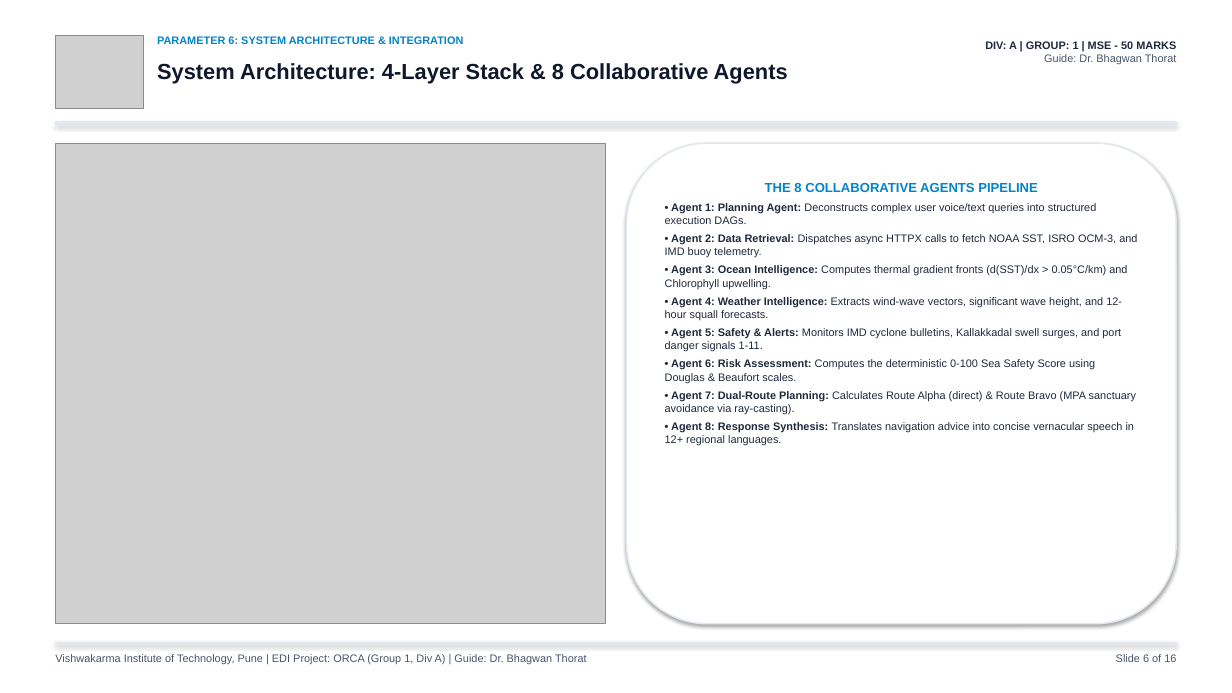
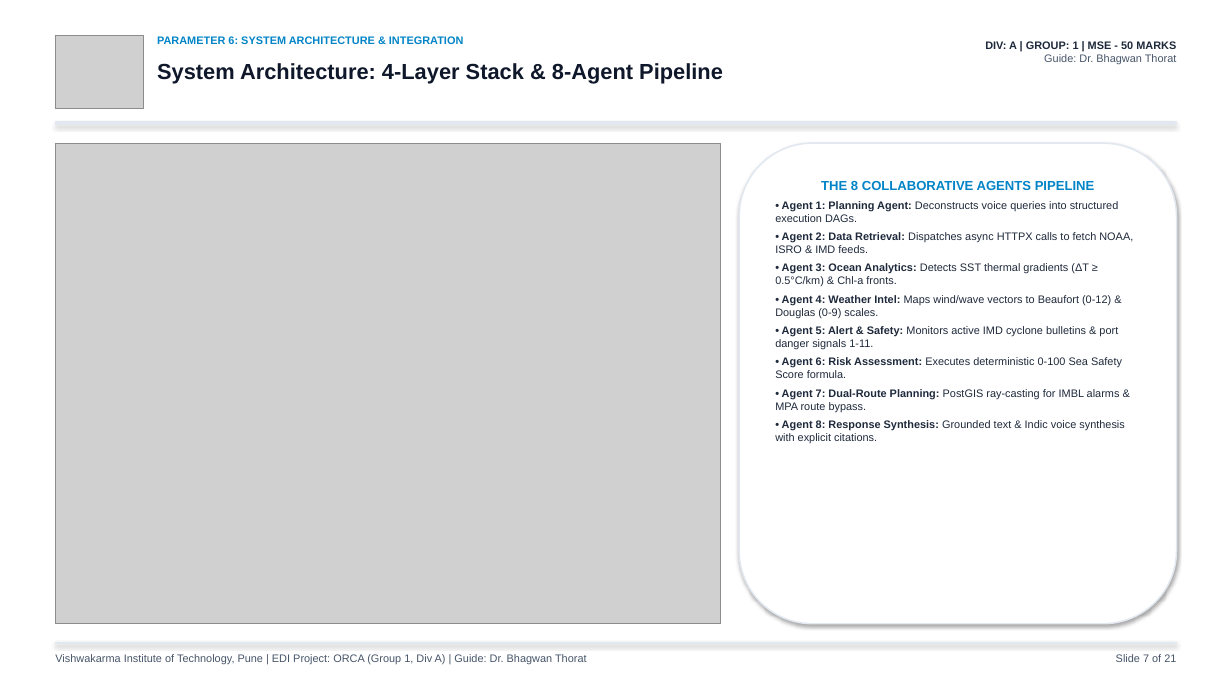
Before and after one commit to akash20065ray-sys/ORCA, a slide deck: slide 7 of ORCA_VIT_EDI_Presentation.pptx (slide 6 before the commit). Drawn at 1232x693 pixels with LibreOffice and Linux fonts; fonts in the diff are those of the drawing; grey boxes stand for pictures. Boxes give left, top, right and bottom in pixels: in the first picture for what was removed or moved away, otherwise in the second. Text is boxed around its words. In the diff, an @@ line names an element or a change of style, - is before the commit and + after.

Commit message:
feat(presentation): update 21-slide PPTX, PDF and 5-member script with verified flow and real screenshots

```diff
--- a/ORCA_VIT_EDI_Presentation.pptx
+++ b/ORCA_VIT_EDI_Presentation.pptx
@@ text at (157, 63, 723, 83): text changed @@
-System Architecture: 4-Layer Stack & 8 Collaborative Agents
+System Architecture: 4-Layer Stack & 8-Agent Pipeline
@@ picture: place and size @@
-picture at (55, 143, 605, 624)
+picture at (55, 143, 721, 624)
@@ rounded rectangle "THE 8 COLLABORATIVE AGENTS PIPELINE": place and size @@
-rounded rectangle "THE 8 COLLABORATIVE AGENTS PIPELINE" at (627, 143, 1177, 624)
+rounded rectangle "THE 8 COLLABORATIVE AGENTS PIPELINE" at (739, 143, 1177, 624)
@@ text in rounded rectangle at (775, 201, 1133, 443): text changed @@
-• Agent 1: Planning Agent: Deconstructs complex user voice/text queries into structured execution DAGs.
-• Agent 2: Data Retrieval: Dispatches async HTTPX calls to fetch NOAA SST, ISRO OCM-3, and IMD buoy telemetry.
-• Agent 3: Ocean Intelligence: Computes thermal gradient fronts (d(SST)/dx > 0.05°C/km) and Chlorophyll upwelling.
-• Agent 4: Weather Intelligence: Extracts wind-wave vectors, significant wave height, and 12-hour squall forecasts.
-• Agent 5: Safety & Alerts: Monitors IMD cyclone bulletins, Kallakkadal swell surges, and port danger signals 1-11.
-• Agent 6: Risk Assessment: Computes the deterministic 0-100 Sea Safety Score using Douglas & Beaufort scales.
-• Agent 7: Dual-Route Planning: Calculates Route Alpha (direct) & Route Bravo (MPA sanctuary avoidance via ray-casting).
-• Agent 8: Response Synthesis: Translates navigation advice into concise vernacular speech in 12+ regional languages.
+• Agent 1: Planning Agent: Deconstructs voice queries into structured execution DAGs.
+• Agent 2: Data Retrieval: Dispatches async HTTPX calls to fetch NOAA, ISRO & IMD feeds.
+• Agent 3: Ocean Analytics: Detects SST thermal gradients (ΔT ≥ 0.5°C/km) & Chl-a fronts.
+• Agent 4: Weather Intel: Maps wind/wave vectors to Beaufort (0-12) & Douglas (0-9) scales.
+• Agent 5: Alert & Safety: Monitors active IMD cyclone bulletins & port danger signals 1-11.
+• Agent 6: Risk Assessment: Executes deterministic 0-100 Sea Safety Score formula.
+• Agent 7: Dual-Route Planning: PostGIS ray-casting for IMBL alarms & MPA route bypass.
+• Agent 8: Response Synthesis: Grounded text & Indic voice synthesis with explicit citations.
@@ text at (1116, 654, 1176, 662): text changed @@
-Slide 6 of 16
+Slide 7 of 21
```
Also in this commit, not shown: 12 other slides changed, 8 slides added, 3 slides removed, 3 other files.
